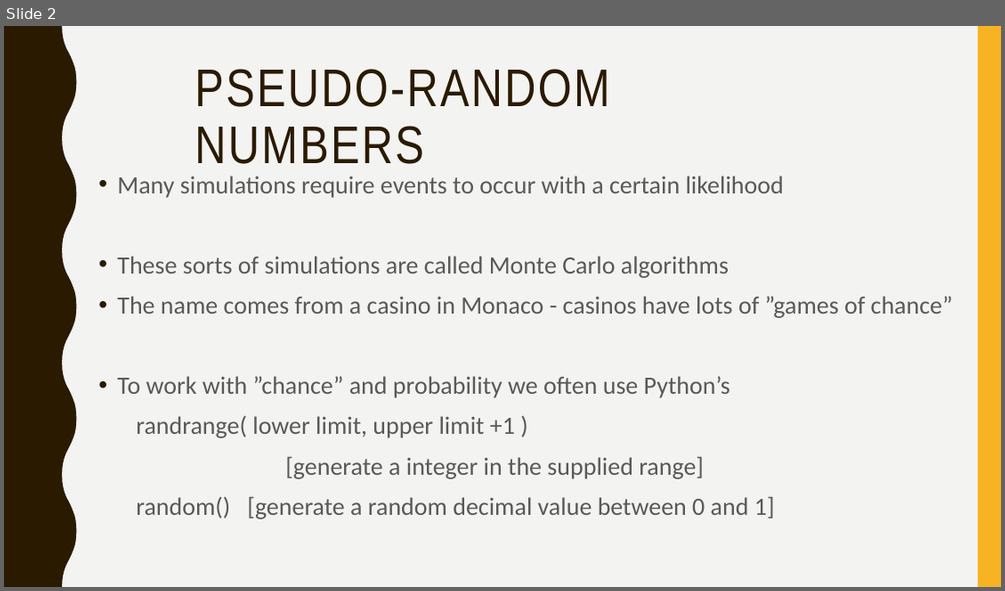
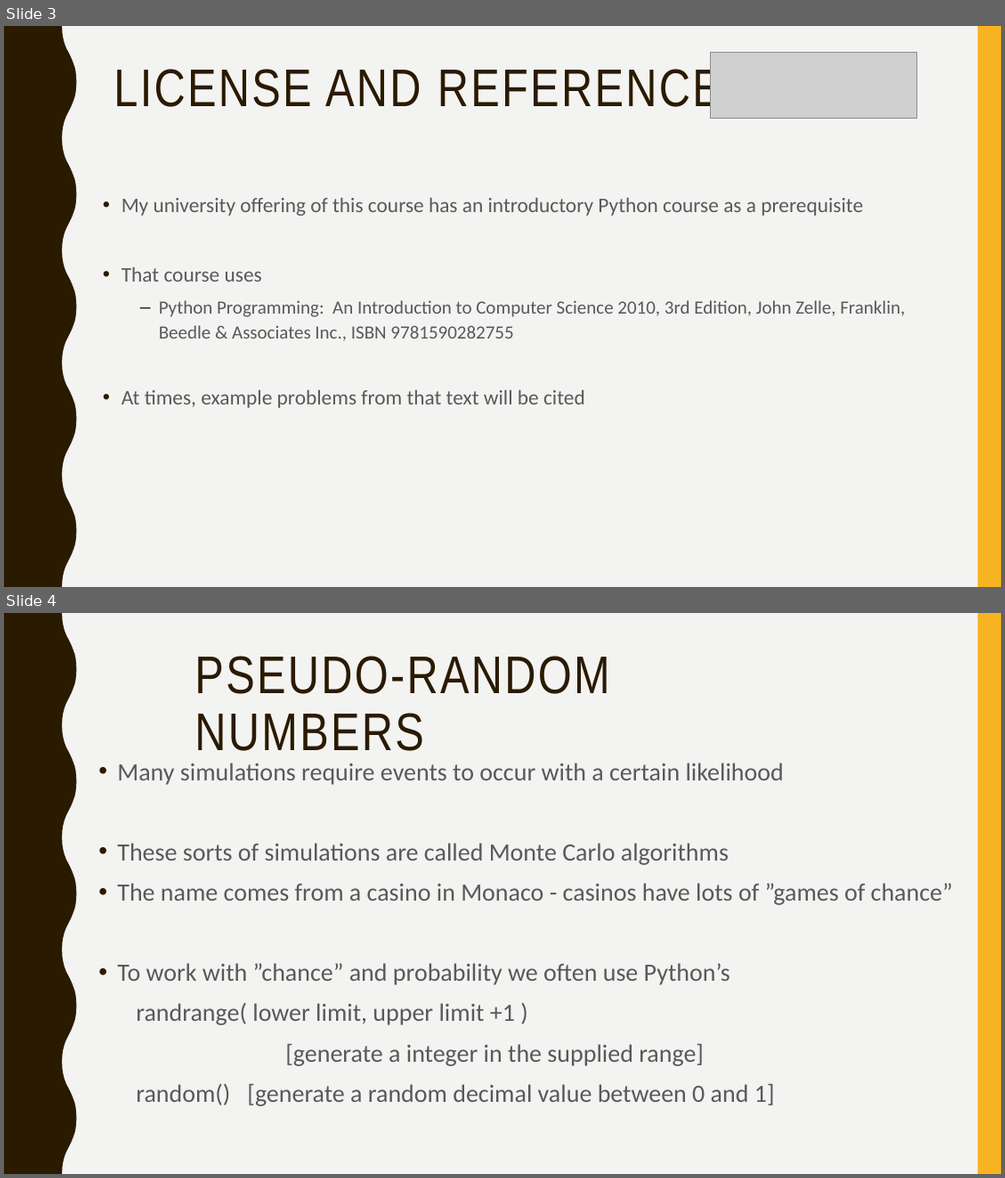
Before and after one commit to narock/scientific_computing_course, a slide deck: 03_Monte_Carlo.pptx. Shown one above the other, each under a label of ours: slide 2 before the commit, slides 3 and 4 after it. The pictures are 1005x591 and 1005x1178 pixels, drawn with LibreOffice and Linux fonts; fonts in the diff are those of the drawing; grey boxes stand for pictures. Boxes give left, top, right and bottom in pixels: in the first picture for what was removed or moved away, otherwise in the second. Text is boxed around its words. In the diff, an @@ line names an element or a change of style, - is before the commit and + after.

Commit message:
Updated slides with more license text

```diff
--- a/03_Monte_Carlo.pptx
+++ b/03_Monte_Carlo.pptx
@@ slide 3 added at (4, 26, 1001, 587), background #F3F3F2; not listed: 2 template elements that a slide beside it also shows @@
@@ title added at (113, 63, 752, 116), 51 pt, text #2A1A00 @@
+LICENSE AND REFERENCES
@@ picture added at (711, 53, 917, 119) @@
@@ text added at (121, 198, 905, 408), 20 pt, text #595959 @@
+• My university offering of this course has an introductory Python course as a prerequisite
+• That course uses
+  – Python Programming: An Introduction to Computer Science 2010, 3rd Edition, John Zelle, Franklin, Beedle & Associates Inc., ISBN 9781590282755
+• At times, example problems from that text will be cited
@@ what was slide 2 is now slide 4 @@
```
Also in this commit, not shown: 1 slide changed, 1 other slide added, 1 other file.
